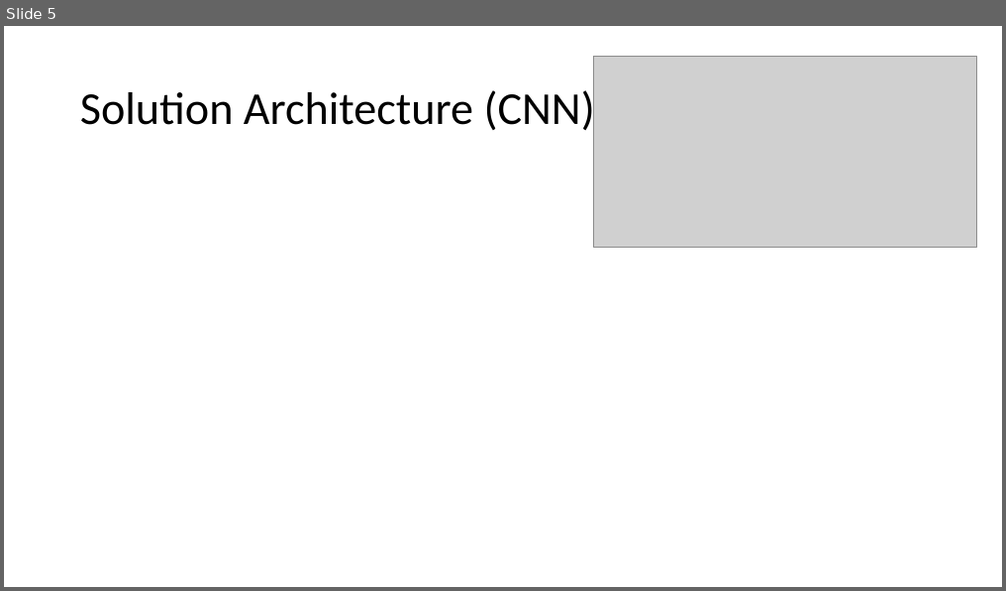
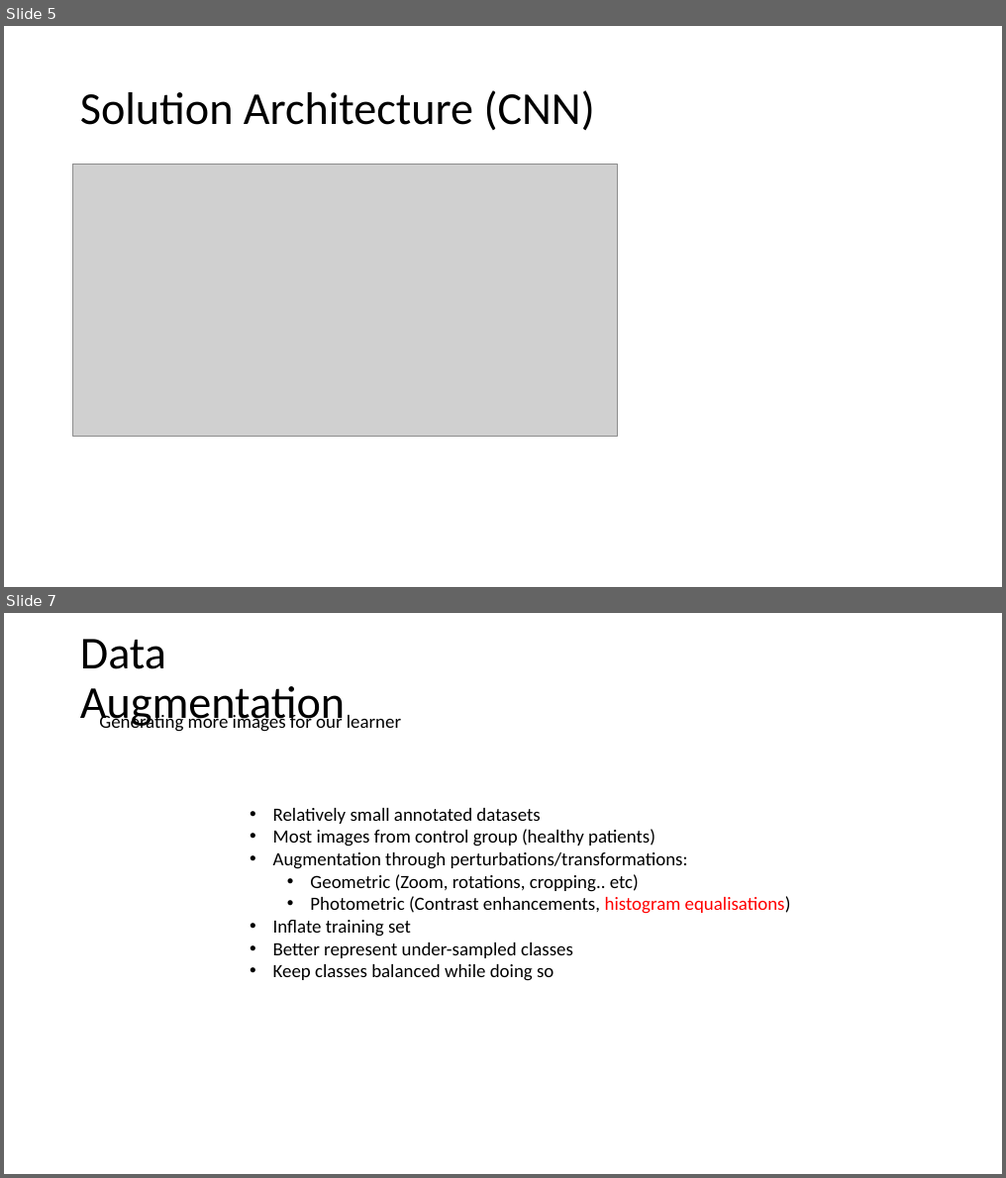
Before and after one commit to MorganMWJ/sem1020-paper-presentations, a slide deck: dr_slides.pptx. Shown one above the other, each under a label of ours: slide 5 before the commit, slides 5 and 7 after it; the slides between them are not shown. The pictures are 1006x591 and 1006x1178 pixels, drawn with LibreOffice and Linux fonts; fonts in the diff are those of the drawing; grey boxes stand for pictures. Boxes give left, top, right and bottom in pixels: in the first picture for what was removed or moved away, otherwise in the second. Text is boxed around its words. In the diff, an @@ line names an element or a change of style, - is before the commit and + after.

Commit message:
Added images and updates

```diff
--- a/dr_slides.pptx
+++ b/dr_slides.pptx
@@ slide 7 added at bbox=[4, 613, 1002, 1174], background #FFFFFF @@
@@ title added at bbox=[80, 639, 345, 729], 44 pt, text #000000 @@
+Data Augmentation
@@ text added at bbox=[99, 712, 401, 732], 18 pt, text #000000 @@
+Generating more images for our learner
@@ text added at bbox=[273, 808, 791, 981], 18 pt, text #000000 @@
+• Relatively small annotated datasets
+• Most images from control group (healthy patients)
+• Augmentation through perturbations/transformations:
+  • Geometric (Zoom, rotations, cropping.. etc)
+  • Photometric (Contrast enhancements, histogram equalisations)
+• Inflate training set
+• Better represent under-sampled classes
+• Keep classes balanced while doing so
@@ slide 5 changed as well @@
@@ picture: place and size @@
-picture at bbox=[593, 56, 976, 247]
+picture at bbox=[73, 165, 618, 436]
```
Also in this commit, not shown: 4 other slides changed, 5 other slides added, 2 slides removed, 4 other files.
